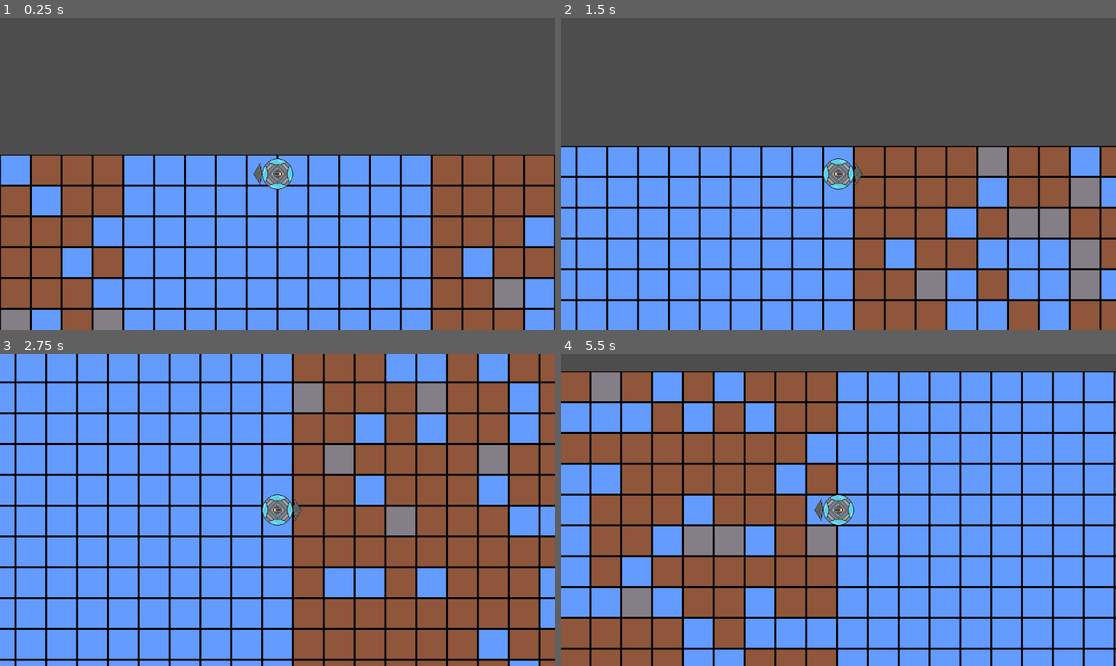
Above: before the commit, frames 1-4 (two rows, left to right).
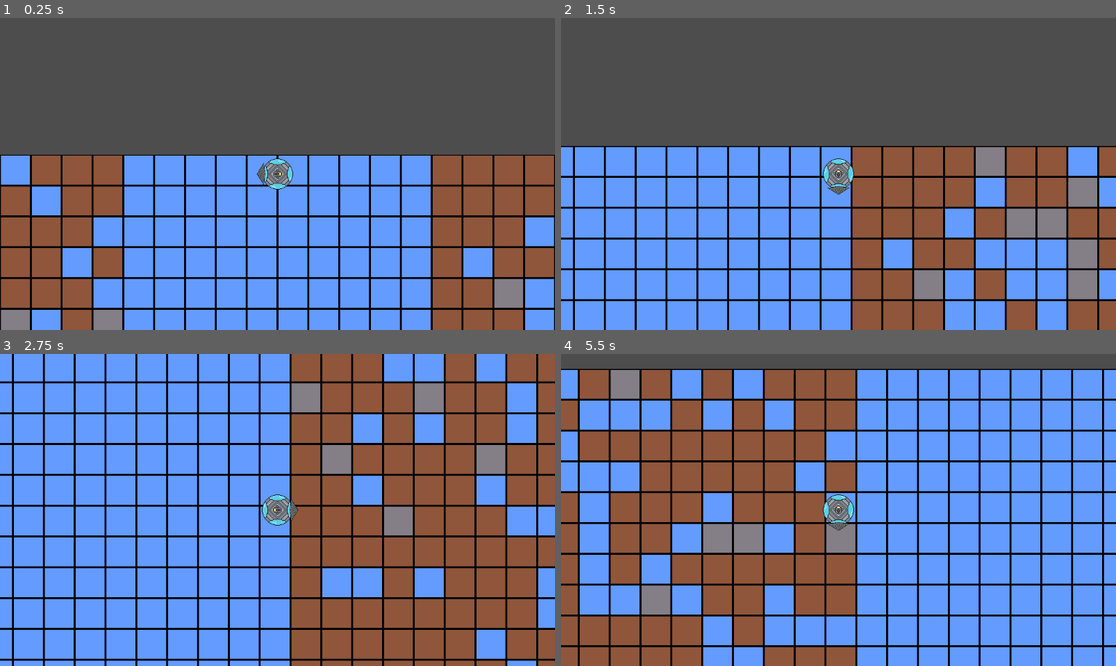
Above: after the commit, the same moments.

Repository: deruitda/ludum-dare-57
Game: Godot game, scene res://scenes/main.tscn
Two runs of this game, one before a commit and one after it. Both use one fixed random seed, a clock stepped at 60 frames per second and the inputs below.
Inputs:
- Up to frame 1 (0.25 s): no input
- Up to frame 2 (1.5 s): tap Enter at 0.5 s; hold D (move_right) 0.53-1.28 s; hold S (move_down) from 1.28 s (still down)
- Up to frame 3 (2.75 s): release S (move_down) at 2.03 s; hold D (move_right) from 2.03 s (still down)
- Up to frame 4 (5.5 s): release D (move_right) at 2.78 s; hold W (move_up) 2.78-3.53 s; hold A (move_left) 3.53-5.03 s; hold S (move_down) from 5.03 s (still down)

The runs differ from the first frame. In frame 1, less than 0.1% of the frame differs, in the area x 45-48%, y 46-54%; in frame 2, 8.7%; in frame 3, 14%; in frame 4, 39%, in the area x 0-100%, y 4-100%.

Commit message:
potential rotation

Diff:
--- a/project.godot
+++ b/project.godot
@@ -52,6 +52,7 @@
 2d_physics/layer_3="water"
 2d_physics/layer_4="drillable"
 2d_physics/layer_5="valuable_resource"
+2d_physics/layer_6="drill"
 2d_physics/layer_7="rock"
 2d_physics/layer_8="bedrock"
 
--- a/scenes/submarine/drill.tscn
+++ b/scenes/submarine/drill.tscn
@@ -4,12 +4,14 @@
 [ext_resource type="Script" uid="uid://kds00okft8db" path="res://scenes/submarine/drill.gd" id="1_xmfwo"]
 
 [sub_resource type="RectangleShape2D" id="RectangleShape2D_xmfwo"]
-size = Vector2(44, 18)
+size = Vector2(18, 18)
 
 [node name="Drill" type="Node2D"]
 script = ExtResource("1_xmfwo")
 
 [node name="Area2D" type="Area2D" parent="."]
+collision_layer = 32
+collision_mask = 8
 
 [node name="CollisionShape2D" type="CollisionShape2D" parent="Area2D"]
 position = Vector2(0, -9)
--- a/scenes/submarine/submarine.tscn
+++ b/scenes/submarine/submarine.tscn
@@ -7,7 +7,7 @@
 [ext_resource type="PackedScene" uid="uid://rcwc7cd67g8x" path="res://scenes/core/velocity_component.tscn" id="6_efdjn"]
 
 [sub_resource type="CircleShape2D" id="CircleShape2D_77ovh"]
-radius = 32.1403
+radius = 27.0185
 
 [node name="sub_body" type="CharacterBody2D" node_paths=PackedStringArray("velocity_component")]
 collision_mask = 194
@@ -27,5 +27,5 @@
 [node name="VelocityComponent" parent="." instance=ExtResource("6_efdjn")]
 
 [node name="Drill" parent="." instance=ExtResource("4_tnxgy")]
-position = Vector2(-32, 0)
+position = Vector2(-25, 0)
 rotation = -1.5708
--- a/scenes/submarine/submarine_body.gd
+++ b/scenes/submarine/submarine_body.gd
@@ -15,6 +15,26 @@
 	velocity_component.do_character_move(self)
 
 func apply_rotation() -> void:
+	var normal_x = velocity.x
+	if normal_x < 0:
+		normal_x = normal_x * -1
+
+	var normal_y = velocity.y
+	if normal_y < 0:
+		normal_y = normal_y * -1
+
+	if normal_y > normal_x:
+		if velocity.y > 0:
+			rotation_degrees = -90.0
+		else:
+			rotation_degrees = 90.0
+	elif normal_y < normal_y:
+		if velocity.x > 0:
+			rotation_degrees = 180.0
+		else:
+			rotation_degrees = 0.0
+
+
 	var left_right_vector = Helpers.get_left_right_input_from_vector(direction_input)
 	if left_right_vector == Vector2.LEFT:
 		rotation_degrees = 0.0
